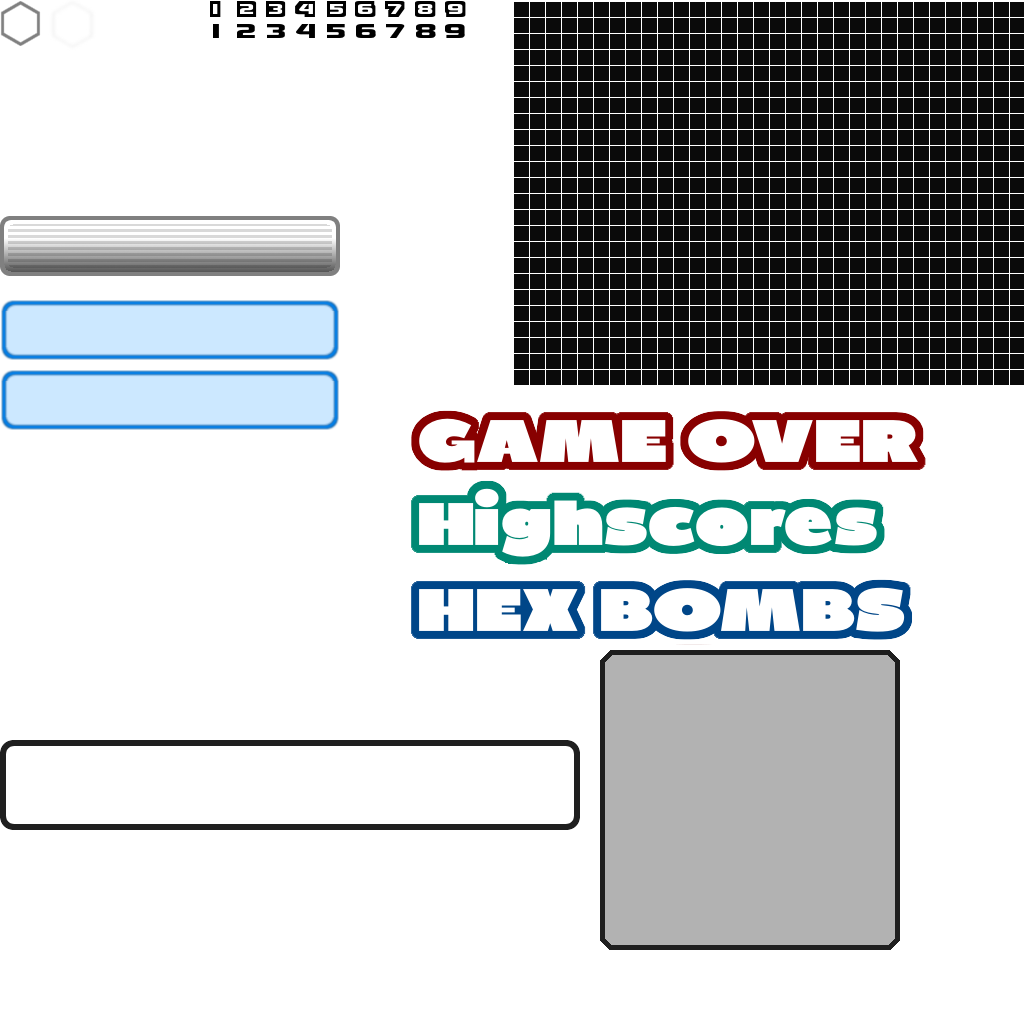
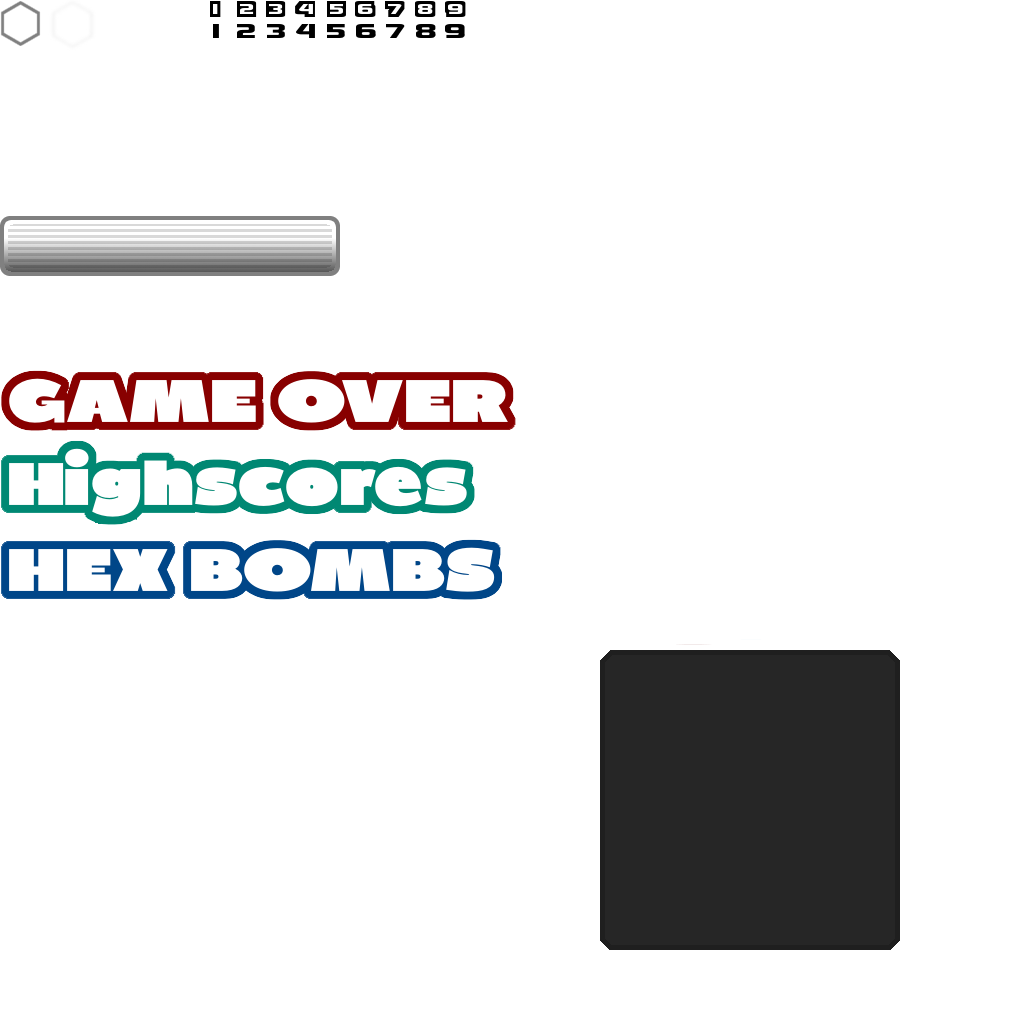
The second 1024px x 1024px image is a revision of the first. Changes to its layers:
removed layer "Ebene #1" over [left=514, top=2, right=1024, bottom=385]
removed layer "Ebene" over [left=1, top=300, right=339, bottom=430]
removed layer "Ebene #6" over [left=411, top=579, right=913, bottom=640]
"Ebene #12": opacity 30% → 85% over [left=605, top=655, right=895, bottom=945]
removed layer "Ebene #13" over [left=411, top=480, right=885, bottom=565]
removed layer "GAME OVER ..." over [left=411, top=410, right=926, bottom=471]
removed layer "Ebene #5" over [left=0, top=740, right=580, bottom=830]
painted on "Ebene #7" over [left=1, top=2, right=516, bottom=600]
